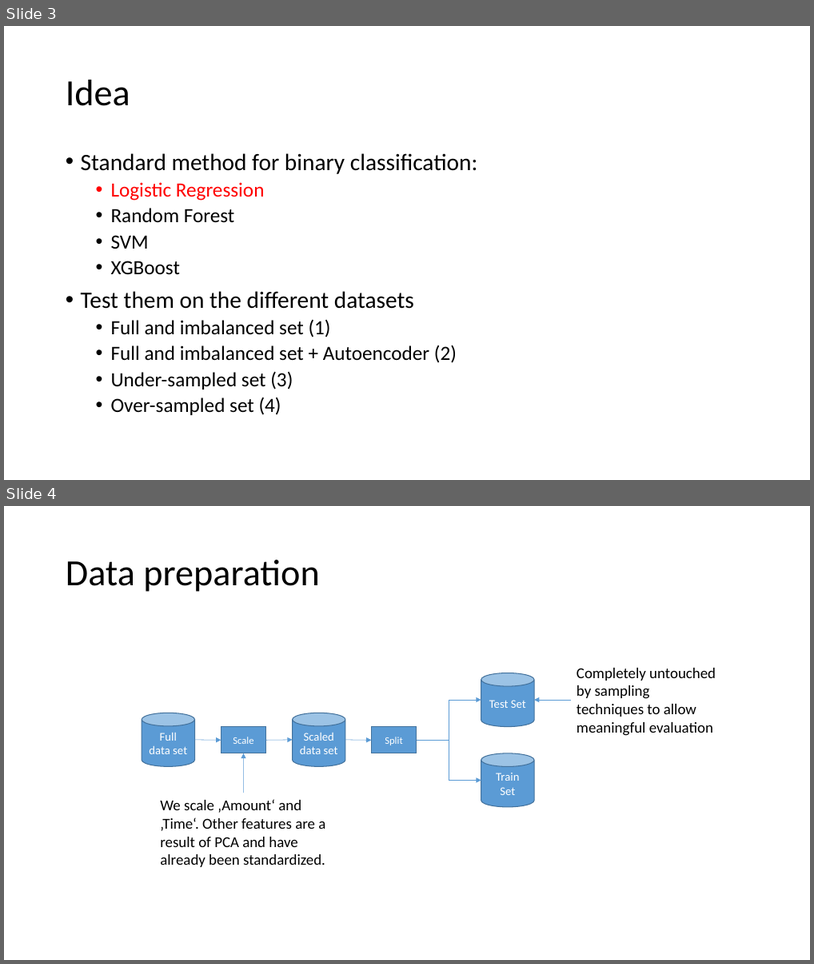
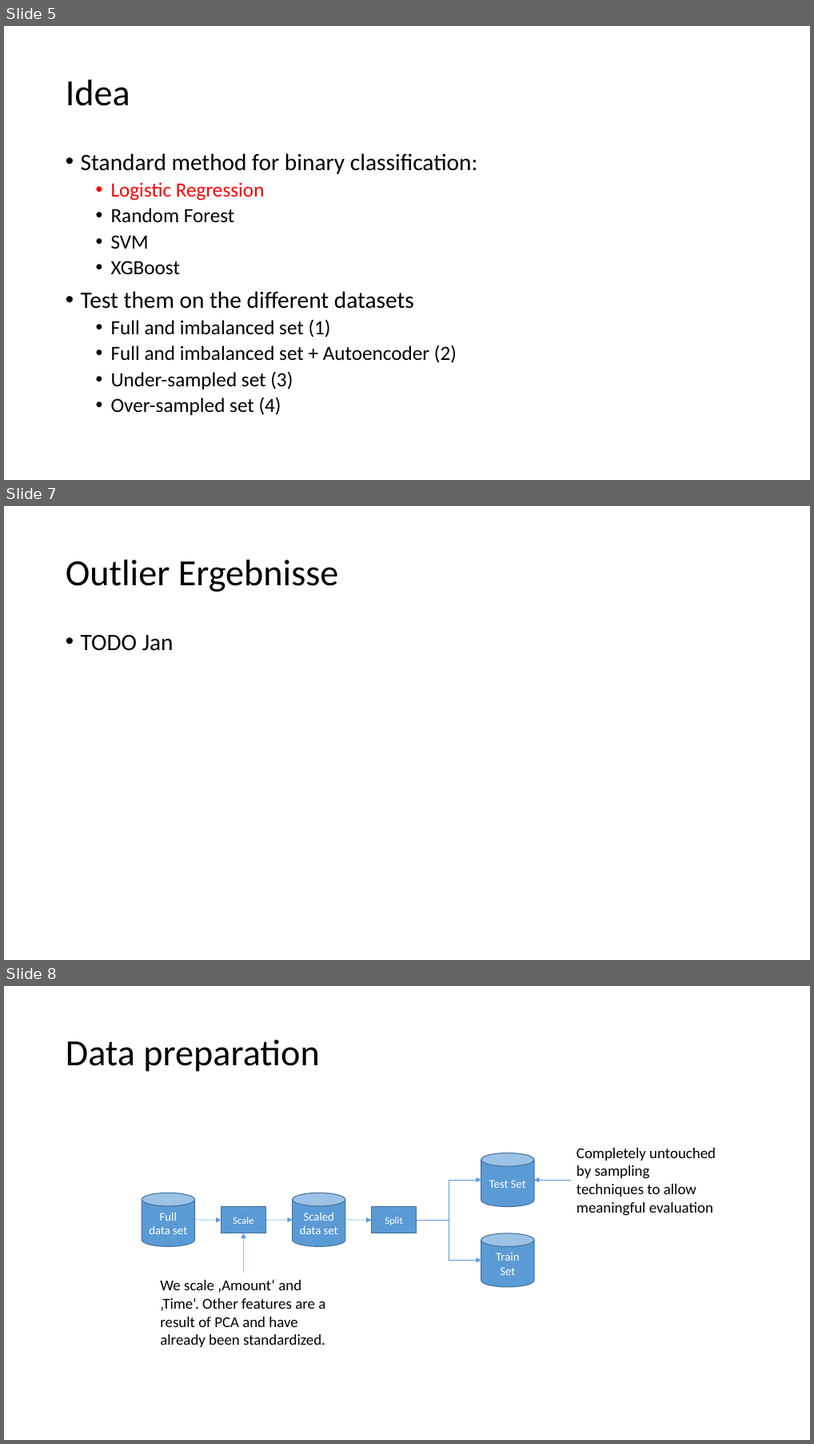
Before and after one commit to janedoesrepo/Autoencoder-ImbalancedCreditData, a slide deck: reports/presentation_draft_v1.pptx. Shown one above the other, each under a label of ours: slides 3 and 4 before the commit, slides 5, 7 and 8 after it; the slides between them are not shown. The pictures are 814x964 and 814x1444 pixels, drawn with LibreOffice and Linux fonts; fonts in the diff are those of the drawing. Boxes give left, top, right and bottom in pixels: in the first picture for what was removed or moved away, otherwise in the second. Text is boxed around its words. In the diff, an @@ line names an element or a change of style, - is before the commit and + after.

```diff
--- a/reports/presentation_draft_v1.pptx
+++ b/reports/presentation_draft_v1.pptx
@@ slide 7 added at (4, 506, 810, 960), background #FFFFFF @@
@@ title added at (66, 560, 339, 592), 44 pt, text #000000 @@
+Outlier Ergebnisse
@@ text added at (81, 635, 174, 651), 28 pt, text #000000 @@
+• TODO Jan
@@ what was slide 3 is now slide 5 @@
@@ what was slide 4 is now slide 8 @@
```
Also in this commit, not shown: 1 slide changed, 8 other slides added, 2 other files.
